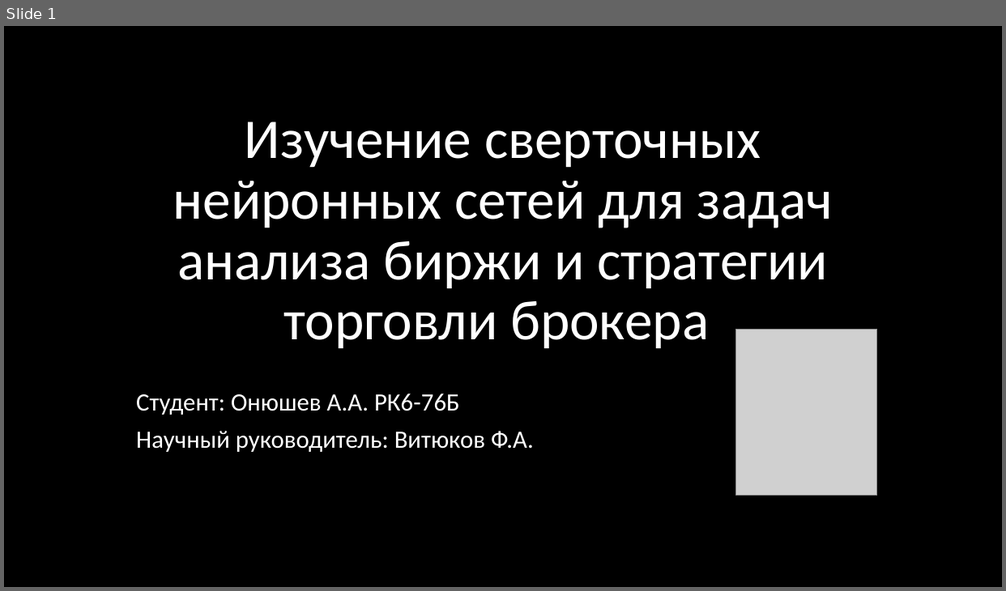
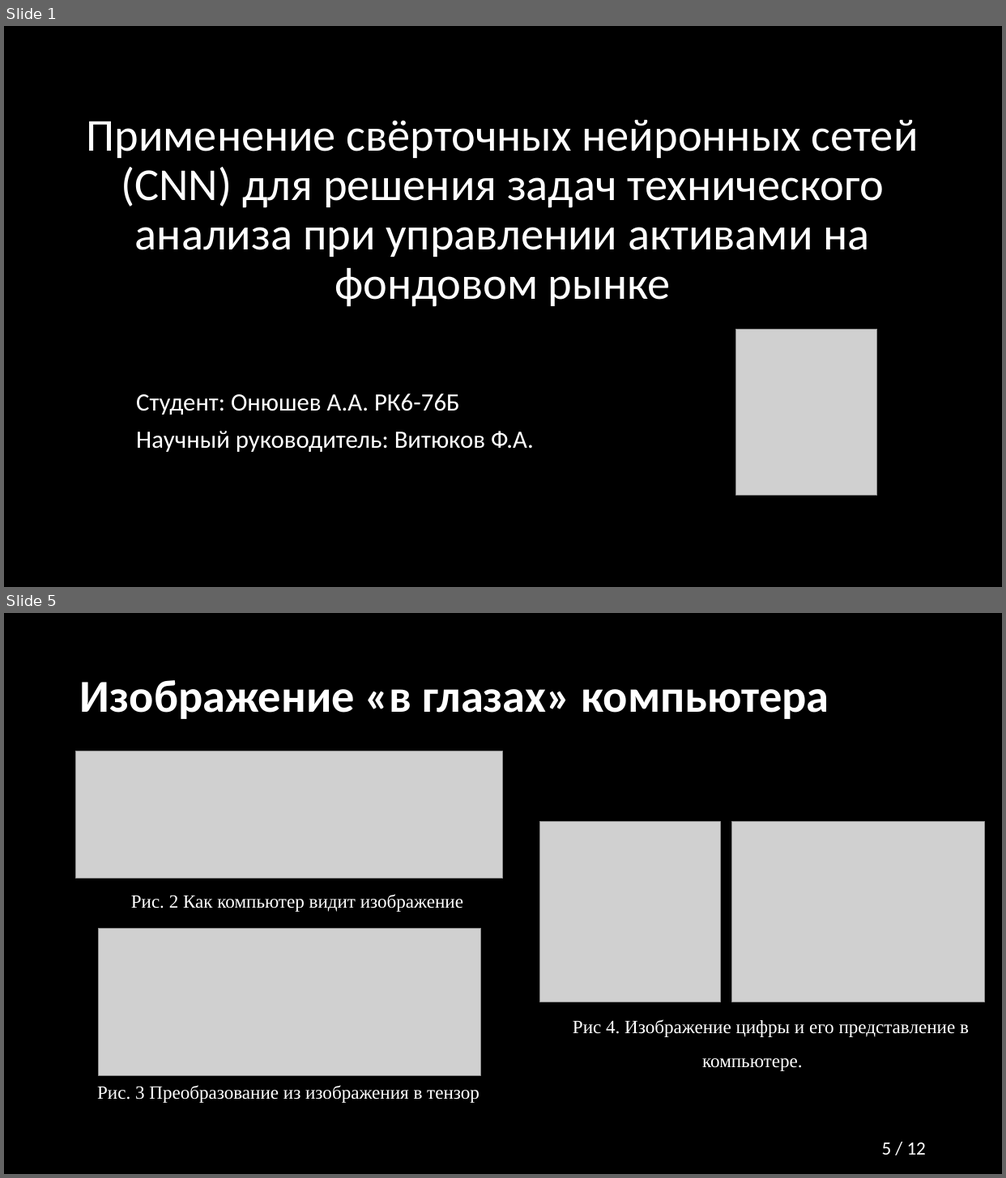
Before and after one commit to Relax-FM/Diploma, a slide deck: MMAPS/presentation/Presentation.pptx. Shown one above the other, each under a label of ours: slide 1 before the commit, slides 1 and 5 after it; the slides between them are not shown. The pictures are 1006x591 and 1006x1178 pixels, drawn with LibreOffice and Linux fonts; fonts in the diff are those of the drawing; grey boxes stand for pictures. Boxes give left, top, right and bottom in pixels: in the first picture for what was removed or moved away, otherwise in the second. Text is boxed around its words. In the diff, an @@ line names an element or a change of style, - is before the commit and + after.

```diff
--- a/MMAPS/presentation/Presentation.pptx
+++ b/MMAPS/presentation/Presentation.pptx
@@ slide 5 added at <box>4,613,1002,1174</box>, background #000000 @@
@@ title added at <box>80,680,829,719</box>, 44 pt, text #FFFFFF, bold @@
+Изображение «в глазах» компьютера
@@ picture added at <box>76,752,503,879</box> @@
@@ picture added at <box>540,822,720,1003</box> @@
@@ picture added at <box>731,822,985,1003</box> @@
@@ text added at <box>131,894,463,912</box>, 18 pt, text #FFFFFF @@
+Рис. 2 Как компьютер видит изображение
@@ picture added at <box>98,928,481,1076</box> @@
@@ text added at <box>573,1020,969,1071</box>, 18 pt, text #FFFFFF @@
+Рис 4. Изображение цифры и его представление в компьютере.
@@ text added at <box>97,1085,479,1103</box>, 18 pt, text #FFFFFF @@
+Рис. 3 Преобразование из изображения в тензор
@@ page number added at <box>882,1143,926,1155</box>, 18 pt, text #FFFFFF @@
+5 / 12
@@ slide 1 changed as well @@
@@ title at <box>87,120,918,307</box>: text changed; size 54 to 44 pt @@
-Изучение сверточных нейронных сетей для задач анализа биржи и стратегии торговли брокера
+Применение свёрточных нейронных сетей (CNN) для решения задач технического анализа при управлении активами на фондовом рынке
```
Also in this commit, not shown: 3 other slides changed, 7 other slides added, 1 other file.
